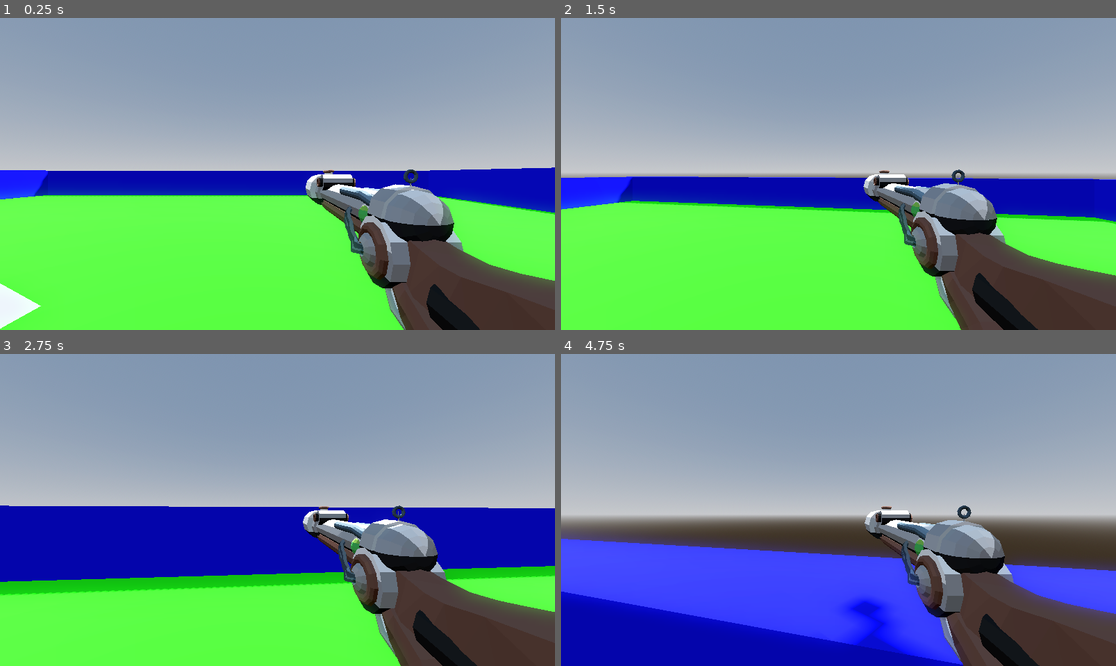
Above: before the commit, frames 1-4 (two rows, left to right).
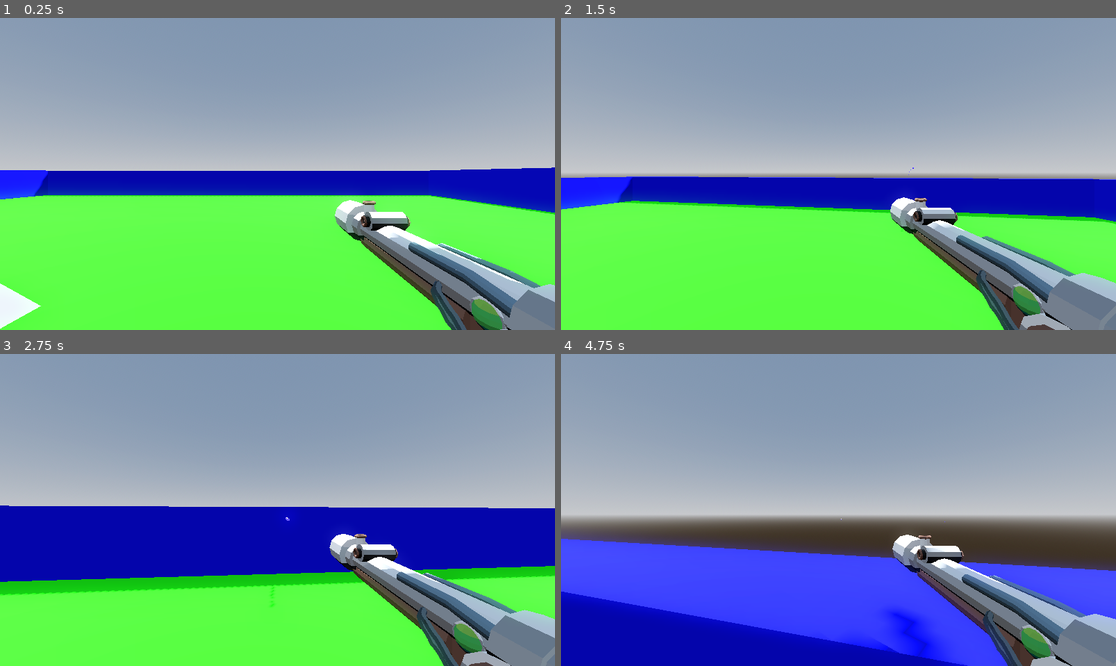
Above: after the commit, the same moments.

Repository: bt-rich/yuhhhh-gaming
Game: Godot game, scene res://World.tscn
The game is run twice, just before and just after one commit, with the same random seed, the same clock (stepped at 60 frames per second) and the same inputs.
Inputs (mouse positions are in pixels of both pictures, inside the frame that each line leads up to):
- Up to frame 1 (0.25 s): no input
- Up to frame 2 (1.5 s): move the mouse to (866, 174) at 0.52 s; press the mouse at (866, 174) at 0.53 s; hold W (forward) from 0.53 s (still down); tap Space (jump) at 0.77 s; move the mouse to (810, 174) at 1.27 s; release the mouse at (810, 174) at 1.28 s; tap Shift (sprint) at 1.35 s
- Up to frame 3 (2.75 s): keep holding W (forward); tap Space (jump) at 1.52 s; click (249, 510) at 1.55 s; move the mouse to (288, 503) at 2.02 s; press the mouse at (288, 503) at 2.03 s
- Up to frame 4 (4.75 s): keep holding W (forward); move the mouse to (832, 516) at 2.77 s; release the mouse at (832, 516) at 2.78 s; click (832, 516) at 2.85 s; tap Space (jump) at 3.02, 3.77, 4.52 s; move the mouse to (877, 513) at 3.52 s; hold Shift (sprint) 3.53-4.28 s; click (877, 513) at 3.8 s; move the mouse to (794, 506) at 4.27 s; click (794, 506) at 4.35 s

The runs differ from the first frame. In frame 1, 11% of the frame differs, in the area x 55-100%, y 48-100%; in frame 2, 11%; in frame 3, 11%; in frame 4, 13%, in the area x 50-100%, y 48-100%.

Commit message:
pew pew

Diff:
--- /dev/null
+++ b/Bullet Script.gd
@@ -0,0 +1,25 @@
+extends Node3D
+
+const SPEED = 40
+
+@onready var mesh = $MeshInstance3D
+@onready var ray = $RayCast3D
+@onready var particles = $GPUParticles3D
+
+# Called when the node enters the scene tree for the first time.
+func _ready() -> void:
+	pass # Replace with function body.
+
+
+# Called every frame. 'delta' is the elapsed time since the previous frame.
+func _process(delta: float) -> void:
+	position += transform.basis * Vector3(0, 0, -SPEED) * delta
+	if ray.is_colliding():
+		mesh.visible = false
+		particles.emitting = true
+		await get_tree().create_timer(1.0).timeout
+		queue_free()
+
+
+func _on_timer_timeout() -> void:
+	queue_free()
--- /dev/null
+++ b/Bullet.tscn
@@ -0,0 +1,52 @@
+[gd_scene load_steps=7 format=3 uid="uid://bgv5l6u68aqon"]
+
+[ext_resource type="Script" path="res://Bullet Script.gd" id="1_vkdib"]
+
+[sub_resource type="StandardMaterial3D" id="StandardMaterial3D_y4yeh"]
+albedo_color = Color(0.727867, 0.585725, 0.209088, 1)
+emission_enabled = true
+emission = Color(3.36915e-07, 3.85046e-07, 0.685635, 1)
+emission_energy_multiplier = 4.96
+
+[sub_resource type="BoxMesh" id="BoxMesh_00feq"]
+size = Vector3(0.05, 0.05, 1)
+
+[sub_resource type="StandardMaterial3D" id="StandardMaterial3D_omoac"]
+albedo_color = Color(1, 0.843137, 0, 1)
+emission_enabled = true
+emission = Color(0.838358, 0.681747, 3.85046e-07, 1)
+emission_energy_multiplier = 8.0
+
+[sub_resource type="ParticleProcessMaterial" id="ParticleProcessMaterial_e86dh"]
+direction = Vector3(0, 0, 1)
+initial_velocity_min = 3.0
+initial_velocity_max = 5.0
+
+[sub_resource type="BoxMesh" id="BoxMesh_wwoos"]
+size = Vector3(0.04, 0.04, 0.04)
+
+[node name="Bullet" type="Node3D"]
+script = ExtResource("1_vkdib")
+
+[node name="MeshInstance3D" type="MeshInstance3D" parent="."]
+material_override = SubResource("StandardMaterial3D_y4yeh")
+mesh = SubResource("BoxMesh_00feq")
+
+[node name="RayCast3D" type="RayCast3D" parent="."]
+target_position = Vector3(0, 0, -0.6)
+
+[node name="GPUParticles3D" type="GPUParticles3D" parent="."]
+transform = Transform3D(1, 0, 0, 0, 1, 0, 0, 0, 1, 0, 0, -0.517524)
+material_override = SubResource("StandardMaterial3D_omoac")
+emitting = false
+one_shot = true
+explosiveness = 1.0
+process_material = SubResource("ParticleProcessMaterial_e86dh")
+draw_pass_1 = SubResource("BoxMesh_wwoos")
+
+[node name="Timer" type="Timer" parent="."]
+wait_time = 10.0
+one_shot = true
+autostart = true
+
+[connection signal="timeout" from="Timer" to="." method="_on_timer_timeout"]
--- a/Player.gd
+++ b/Player.gd
@@ -6,18 +6,24 @@
 const JUMP_VELOCITY = 4.5
 const SENSITIVITY = 0.003
 
-#bob variables
+# bob variables
 const BOB_FREQ = 2.8
 const BOB_AMP = 0.08
 var t_bob = 0.8
 
-#fov
+# fov
 const BASE_FOV = 75.0
 const FOV_CHANGE = 1.5
+
+# Bullets
+var bullet = load("res://Bullet.tscn")
+var instance
 
 # Declares camera variables
 @onready var head = $Head
 @onready var camera = $Head/Camera3D
+@onready var gun_anim = $"Head/Camera3D/Steampunk Rifle/AnimationPlayer"
+@onready var gun_barrel = $"Head/Camera3D/Steampunk Rifle/RayCast3D"
 
 # Removes mouse
 func _ready():
@@ -70,6 +76,15 @@
 	var target_fov = BASE_FOV + FOV_CHANGE * velocity_clamped
 	camera.fov = lerp(camera.fov, target_fov, delta * 8.0)
 
+	# Shooting
+	if Input.is_action_pressed("shoot"):
+		if !gun_anim.is_playing():
+			gun_anim.play("Shoot")
+			instance = bullet.instantiate()
+			instance.position = gun_barrel.global_position
+			instance.transform.basis = gun_barrel.global_transform.basis
+			get_parent().add_child(instance)
+
 	move_and_slide()
 
 # Headbob Func.
--- a/World.tscn
+++ b/World.tscn
@@ -61,8 +61,8 @@
 [node name="Camera3D" type="Camera3D" parent="Player/Head"]
 transform = Transform3D(1, 0, 0, 0, 1, 0, 0, 0, 1, 0, -0.0260727, -0.642815)
 
-[node name="Rifle" parent="Player/Head/Camera3D" instance=ExtResource("2_x0xfs")]
-transform = Transform3D(1, 0, 0, 0, 1, 0, 0, 0, 1, 0.181331, -0.0761456, -0.422065)
+[node name="Steampunk Rifle" parent="Player/Head/Camera3D" instance=ExtResource("2_x0xfs")]
+transform = Transform3D(1, 0, 0, 0, 1, 0, 0, 0, 1, 0.280134, -0.175149, -0.317501)
 
 [node name="CSGBox3D" type="CSGBox3D" parent="."]
 transform = Transform3D(1, 0, 0, 0, 1, 0, 0, 0, 1, 16.4796, 1.01293, -0.0437045)
--- a/project.godot
+++ b/project.godot
@@ -47,3 +47,8 @@
 "events": [Object(InputEventKey,"resource_local_to_scene":false,"resource_name":"","device":-1,"window_id":0,"alt_press …(195 unchanged characters)…
 ]
 }
+shoot={
+"deadzone": 0.5,
+"events": [Object(InputEventMouseButton,"resource_local_to_scene":false,"resource_name":"","device":-1,"window_id":0,"alt_pressed":false,"shift_pressed":false,"ctrl_pressed":false,"meta_pressed":false,"button_mask":0,"position":Vector2(0, 0),"global_position":Vector2(0, 0),"factor":1.0,"button_index":1,"canceled":false,"pressed":false,"double_click":false,"script":null)
+]
+}
--- a/rifle.tscn
+++ b/rifle.tscn
@@ -1,7 +1,52 @@
-[gd_scene load_steps=2 format=3 uid="uid://butnhw7gdkiho"]
+[gd_scene load_steps=5 format=3 uid="uid://butnhw7gdkiho"]
 
 [ext_resource type="PackedScene" uid="uid://l5gf43sjac1g" path="res://Steampunk Rifle.glb" id="1_lok1e"]
 
-[node name="Rifle" type="Node3D"]
+[sub_resource type="Animation" id="Animation_g0ca4"]
+resource_name = "Shoot"
+length = 0.1
+step = 0.01
+tracks/0/type = "value"
+tracks/0/imported = false
+tracks/0/enabled = true
+tracks/0/path = NodePath("Node:position")
+tracks/0/interp = 1
+tracks/0/loop_wrap = true
+tracks/0/keys = {
+"times": PackedFloat32Array(0, 0.01, 0.1),
+"transitions": PackedFloat32Array(1, 1, 1),
+"update": 0,
+"values": [Vector3(0, 0, 0), Vector3(0, 0, 0.05), Vector3(0, 0, 0)]
+}
 
-[node name="Model" parent="." instance=ExtResource("1_lok1e")]
+[sub_resource type="Animation" id="Animation_41swm"]
+length = 0.001
+tracks/0/type = "value"
+tracks/0/imported = false
+tracks/0/enabled = true
+tracks/0/path = NodePath("Node:position")
+tracks/0/interp = 1
+tracks/0/loop_wrap = true
+tracks/0/keys = {
+"times": PackedFloat32Array(0),
+"transitions": PackedFloat32Array(1),
+"update": 0,
+"values": [Vector3(0, 0, 0)]
+}
+
+[sub_resource type="AnimationLibrary" id="AnimationLibrary_yta1w"]
+_data = {
+"RESET": SubResource("Animation_41swm"),
+"Shoot": SubResource("Animation_g0ca4")
+}
+
+[node name="Steampunk Rifle" instance=ExtResource("1_lok1e")]
+
+[node name="AnimationPlayer" type="AnimationPlayer" parent="." index="1"]
+libraries = {
+"": SubResource("AnimationLibrary_yta1w")
+}
+
+[node name="RayCast3D" type="RayCast3D" parent="." index="2"]
+transform = Transform3D(1, 0, 0, 0, 1, 0, 0, 0, 1, 0, 0, -0.459471)
+target_position = Vector3(0, 0, -1)
